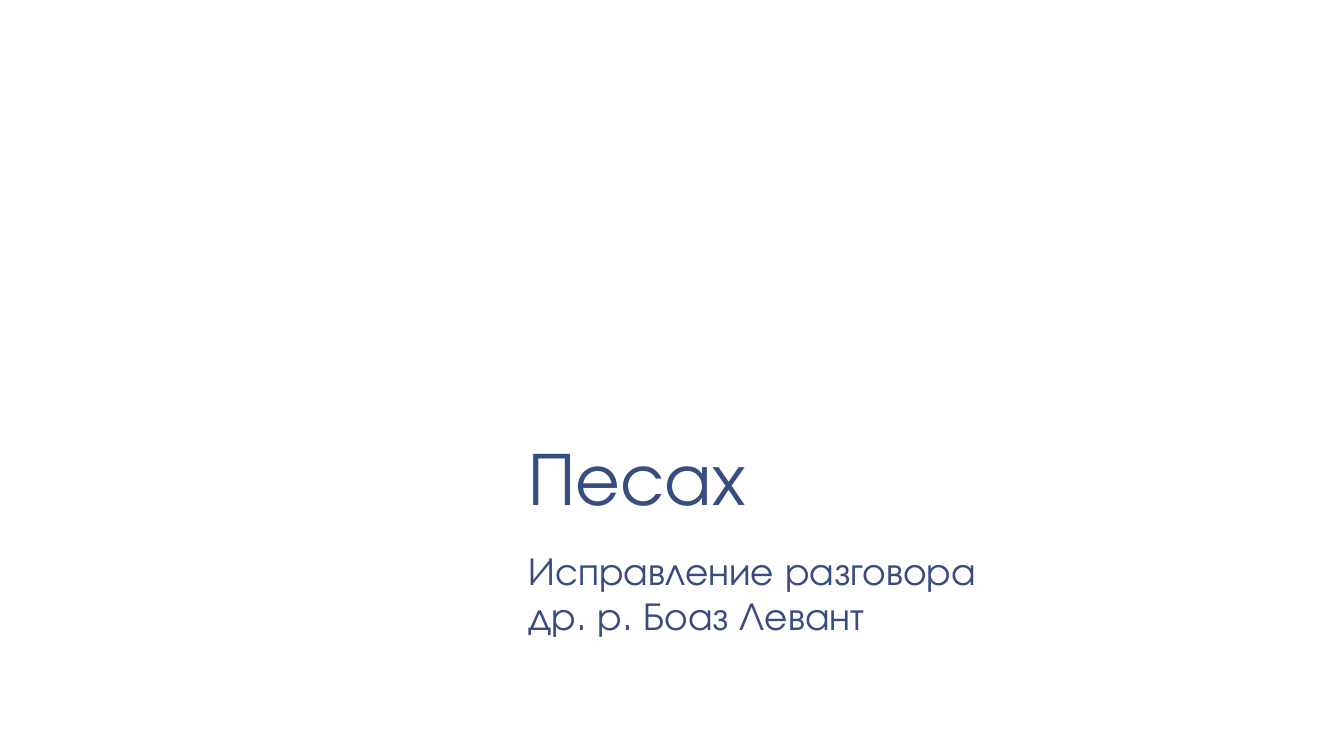
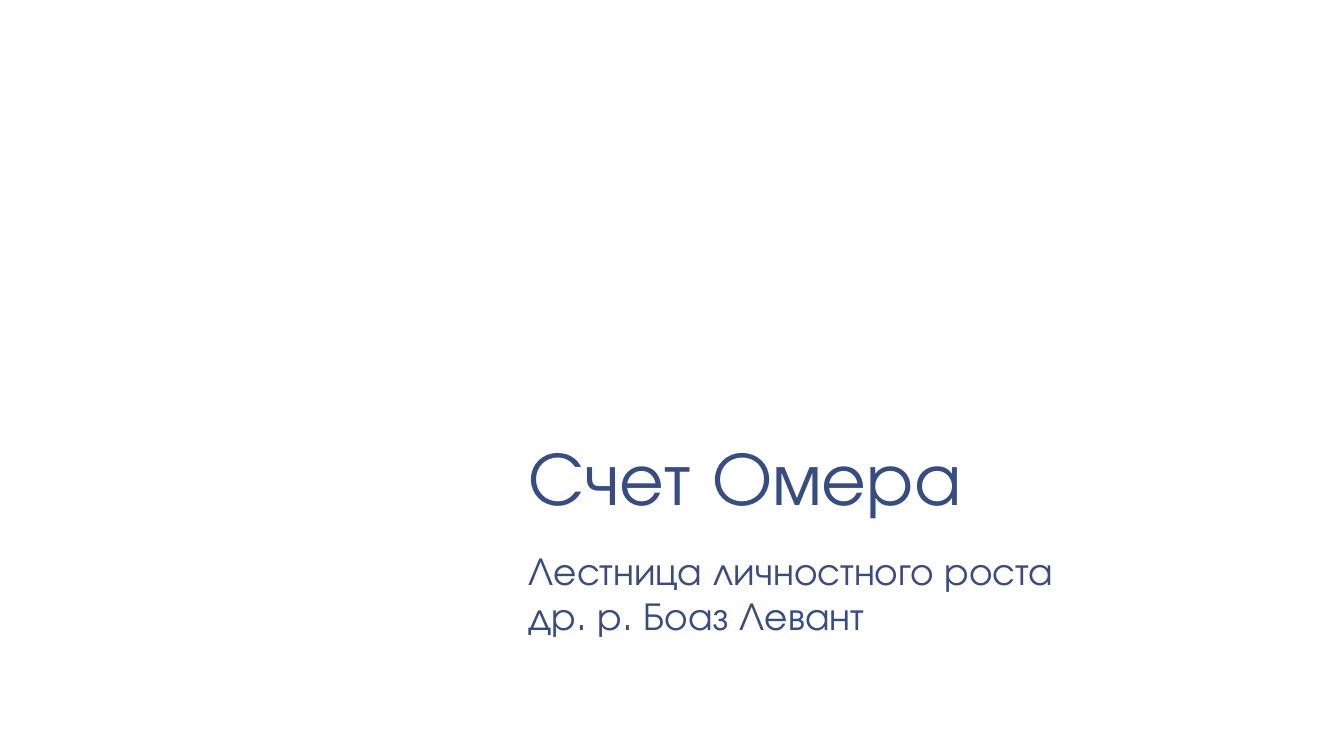
Before and after one commit to borislevant/torahlectures, a slide deck: slide 1 of Счет Омера - Лестница личностного роста.pptx. Drawn at 1344x756 pixels with LibreOffice and Linux fonts; fonts in the diff are those of the drawing; background and template pictures are left out. Boxes give left, top, right and bottom in pixels: in the first picture for what was removed or moved away, otherwise in the second. Text is boxed around its words. In the diff, an @@ line names an element or a change of style, - is before the commit and + after.

```diff
--- a/Счет Омера - Лестница личностного роста.pptx
+++ b/Счет Омера - Лестница личностного роста.pptx
@@ title at (x1=529, y1=453, x2=961, y2=519): text changed @@
-Песах
+Счет Омера
@@ subtitle at (x1=529, y1=558, x2=1053, y2=592): text changed @@
-Исправление разговора
+Лестница личностного роста
```
Also in this commit, not shown: 2 slides added.
